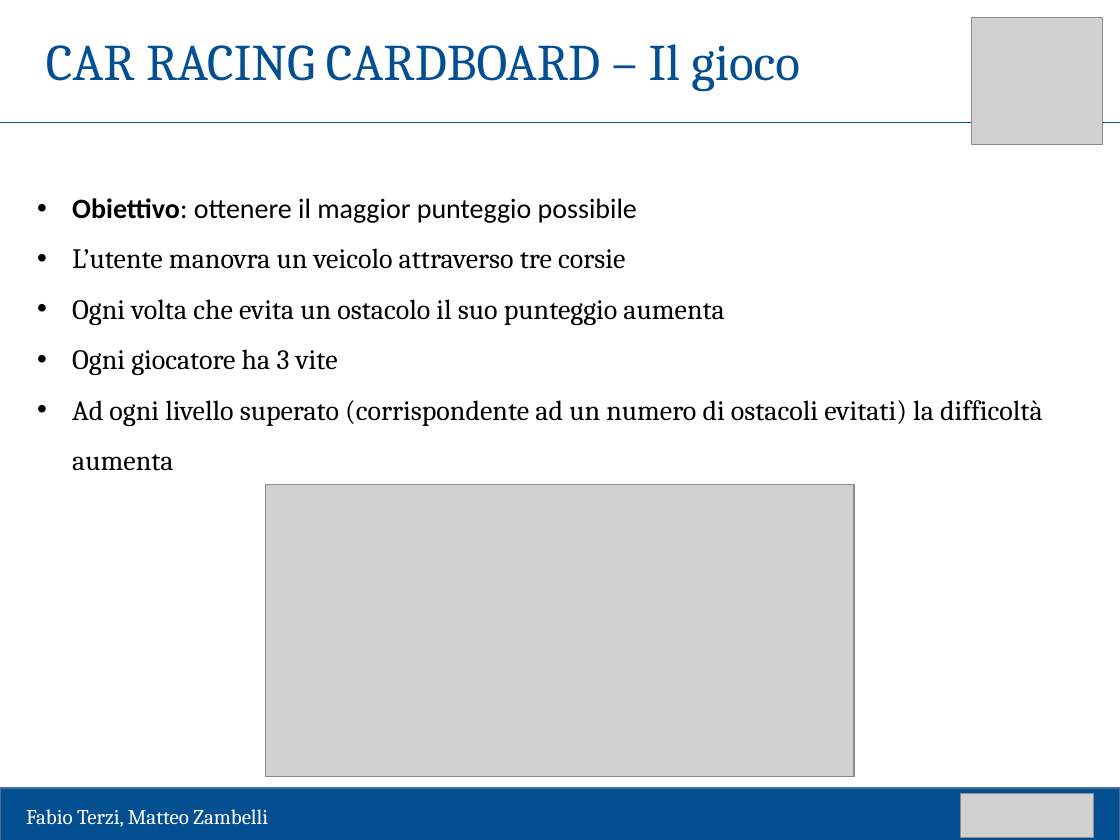
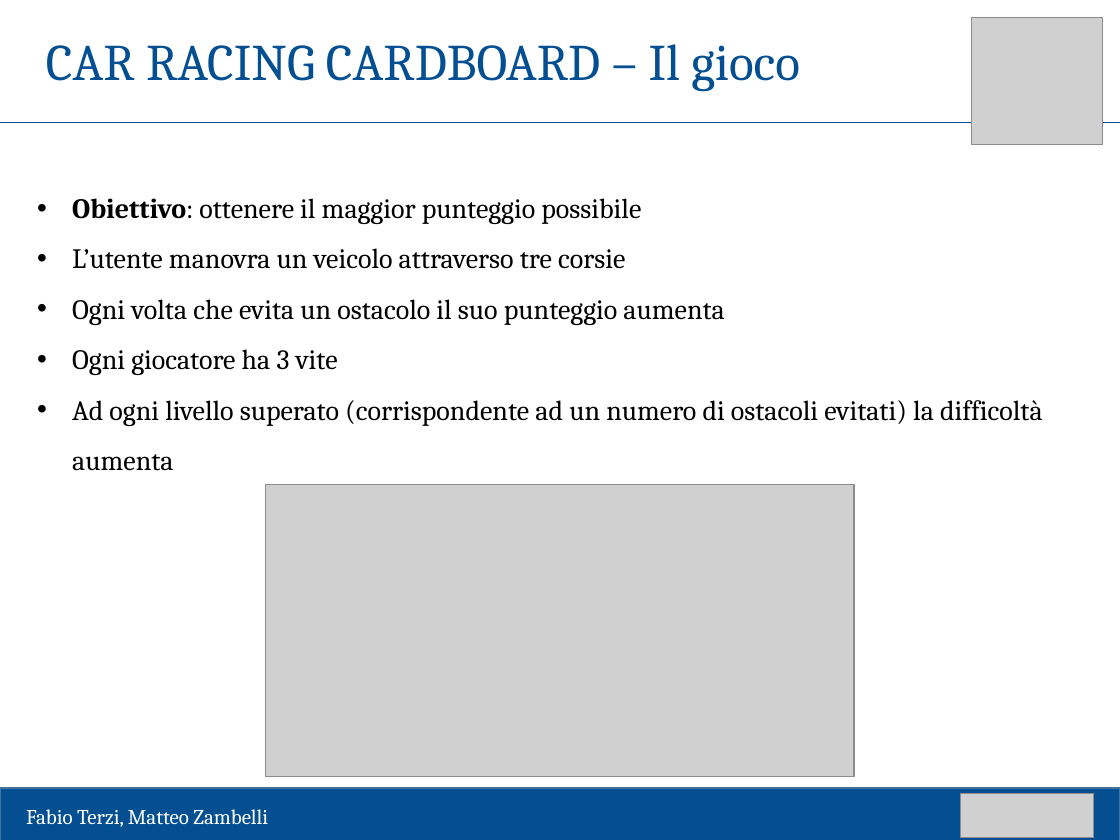
Before and after one commit to matteozambelli/CardboardApp, a slide deck: slide 10 of tesi/presentazione/template laurea-43.pptx. Drawn at 1120x840 pixels with LibreOffice and Linux fonts; fonts in the diff are those of the drawing; grey boxes stand for pictures. Boxes give left, top, right and bottom in pixels: in the first picture for what was removed or moved away, otherwise in the second. Text is boxed around its words. In the diff, an @@ line names an element or a change of style, - is before the commit and + after.

```diff
--- a/tesi/presentazione/template laurea-43.pptx
+++ b/tesi/presentazione/template laurea-43.pptx
@@ text at [72,198,641,224]: font Calibri to Cambria in "Obiettivo: ottenere il maggior punteggio possibile" @@
```
Also in this commit, not shown: 3 other slides changed.
